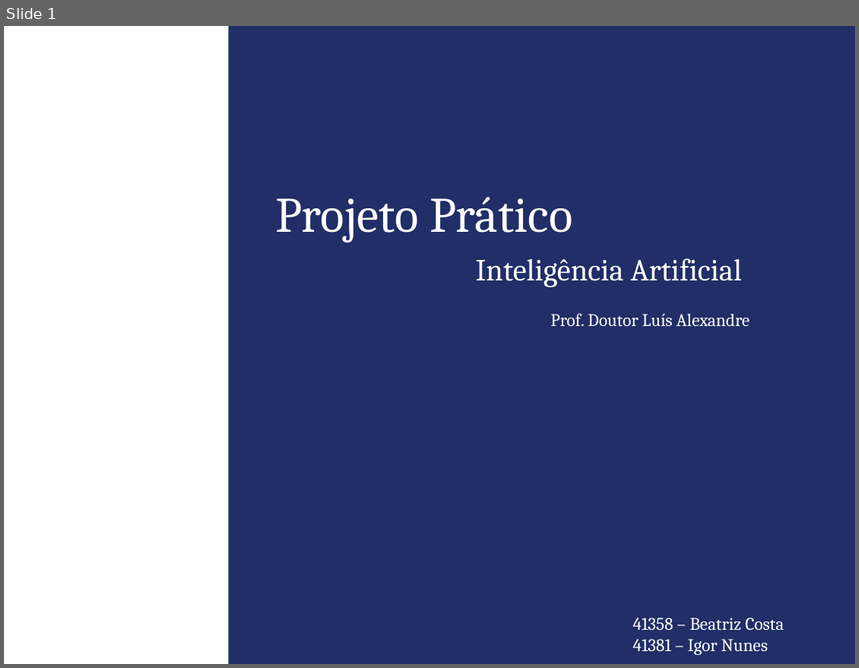
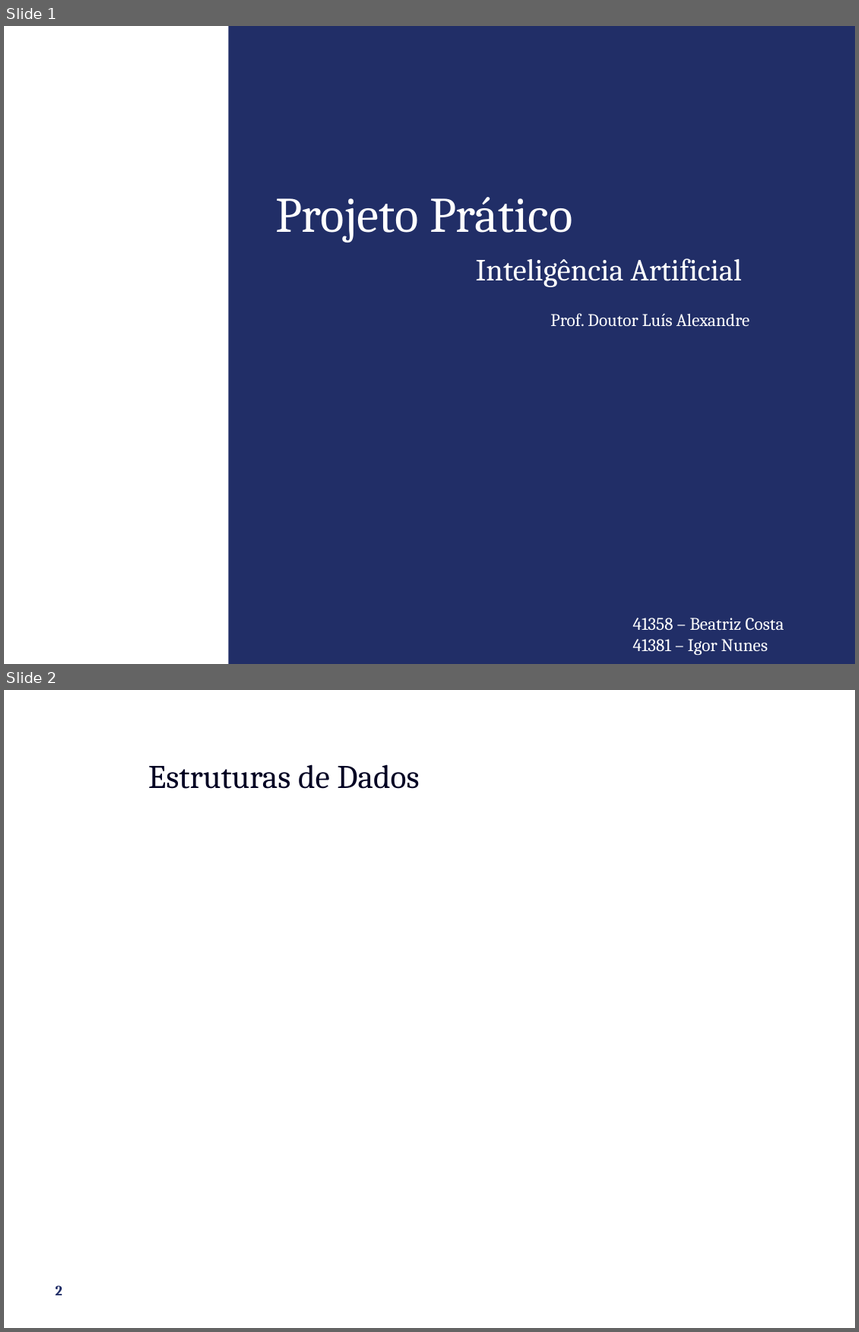
Before and after one commit to ibnunes/Andarilho, a slide deck: Presentation.ppt. Shown one above the other, each under a label of ours: slide 1 before the commit, slides 1 and 2 after it. The pictures are 859x668 and 859x1332 pixels, drawn with LibreOffice and Linux fonts; fonts in the diff are those of the drawing; background and template pictures are left out. Boxes give left, top, right and bottom in pixels: in the first picture for what was removed or moved away, otherwise in the second. Text is boxed around its words. In the diff, an @@ line names an element or a change of style, - is before the commit and + after.

```diff
--- a/Presentation.ppt
+++ b/Presentation.ppt
@@ slide 2 added at [4, 690, 855, 1328], background #FFFFFF @@
@@ title added at [148, 764, 419, 789], 28 pt, text #010122 @@
+Estruturas de Dados
@@ page number added at [55, 1286, 62, 1296], 12 pt, text #212E67, bold @@
+2
```
Also in this commit, not shown: 4 other slides added, 8 slides removed.
